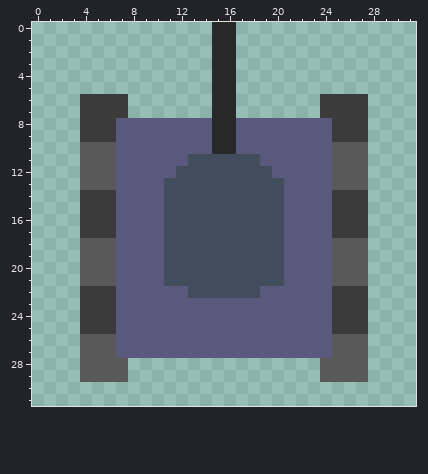
Pixel-art sprite -- Resources/default_tank_computer.png. Above is the file before it was changed.
The file is 32x32 pixels. Colours within 5 levels of each other are drawn and written as one.
After:
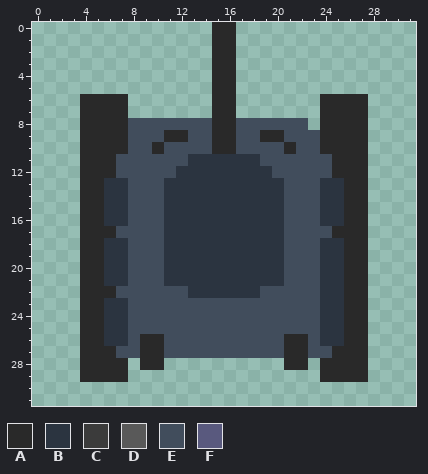
Palette (. is transparent): A #292929  B #2b3440  C #3b3b3b  D #595959  E #414d5c  F #59597e
Change:
@@ x 0..31 @@
  5 ...............AA...............
- 6 ....CCCC.......AA.......CCCC....
- 7 ....CCCC.......AA.......CCCC....
- 8 ....CCCFFFFFFFFAAFFFFFFFFCCC....
- 9 ....CCCFFFFFFFFAAFFFFFFFFCCC....
-10 ....DDDFFFFFFFFAAFFFFFFFFDDD....
-11 ....DDDFFFFFFEEEEEEFFFFFFDDD....
-12 ....DDDFFFFFEEEEEEEEFFFFFDDD....
-13 ....DDDFFFFEEEEEEEEEEFFFFDDD....
-14 ....CCCFFFFEEEEEEEEEEFFFFCCC....
-15 ....CCCFFFFEEEEEEEEEEFFFFCCC....
-16 ....CCCFFFFEEEEEEEEEEFFFFCCC....
-17 ....CCCFFFFEEEEEEEEEEFFFFCCC....
-18 ....DDDFFFFEEEEEEEEEEFFFFDDD....
-19 ....DDDFFFFEEEEEEEEEEFFFFDDD....
-20 ....DDDFFFFEEEEEEEEEEFFFFDDD....
-21 ....DDDFFFFEEEEEEEEEEFFFFDDD....
-22 ....CCCFFFFFFEEEEEEFFFFFFCCC....
-23 ....CCCFFFFFFFFFFFFFFFFFFCCC....
-24 ....CCCFFFFFFFFFFFFFFFFFFCCC....
-25 ....CCCFFFFFFFFFFFFFFFFFFCCC....
-26 ....DDDFFFFFFFFFFFFFFFFFFDDD....
-27 ....DDDFFFFFFFFFFFFFFFFFFDDD....
-28 ....DDDD................DDDD....
-29 ....DDDD................DDDD....
+ 6 ....AAAA.......AA.......AAAA....
+ 7 ....AAAA.......AA.......AAAA....
+ 8 ....AAAAEEEEEEEAAEEEEEE.AAAA....
+ 9 ....AAAAEEEAAEEAAEEAAEEEAAAA....
+10 ....AAAAEEAEEEEAAEEEEAEEAAAA....
+11 ....AAAEEEEEEBBBBBBEEEEEEAAA....
+12 ....AAAEEEEEBBBBBBBBEEEEEAAA....
+13 ....AABBEEEBBBBBBBBBBEEEBBAA....
+14 ....AABBEEEBBBBBBBBBBEEEBBAA....
+15 ....AABBEEEBBBBBBBBBBEEEBBAA....
+16 ....AABBEEEBBBBBBBBBBEEEBBAA....
+17 ....AAAEEEEBBBBBBBBBBEEEEAAA....
+18 ....AABBEEEBBBBBBBBBBEEEBBAA....
+19 ....AABBEEEBBBBBBBBBBEEEBBAA....
+20 ....AABBEEEBBBBBBBBBBEEEBBAA....
+21 ....AABBEEEBBBBBBBBBBEEEBBAA....
+22 ....AAAEEEEEEBBBBBBEEEEEBBAA....
+23 ....AABBEEEEEEEEEEEEEEEEBBAA....
+24 ....AABBEEEEEEEEEEEEEEEEBBAA....
+25 ....AABBEEEEEEEEEEEEEEEEBBAA....
+26 ....AABBEAAEEEEEEEEEEAAEBBAA....
+27 ....AAAEEAAEEEEEEEEEEAAEEAAA....
+28 ....AAAA.AA..........AA.AAAA....
+29 ....AAAA................AAAA....
 30 ................................
